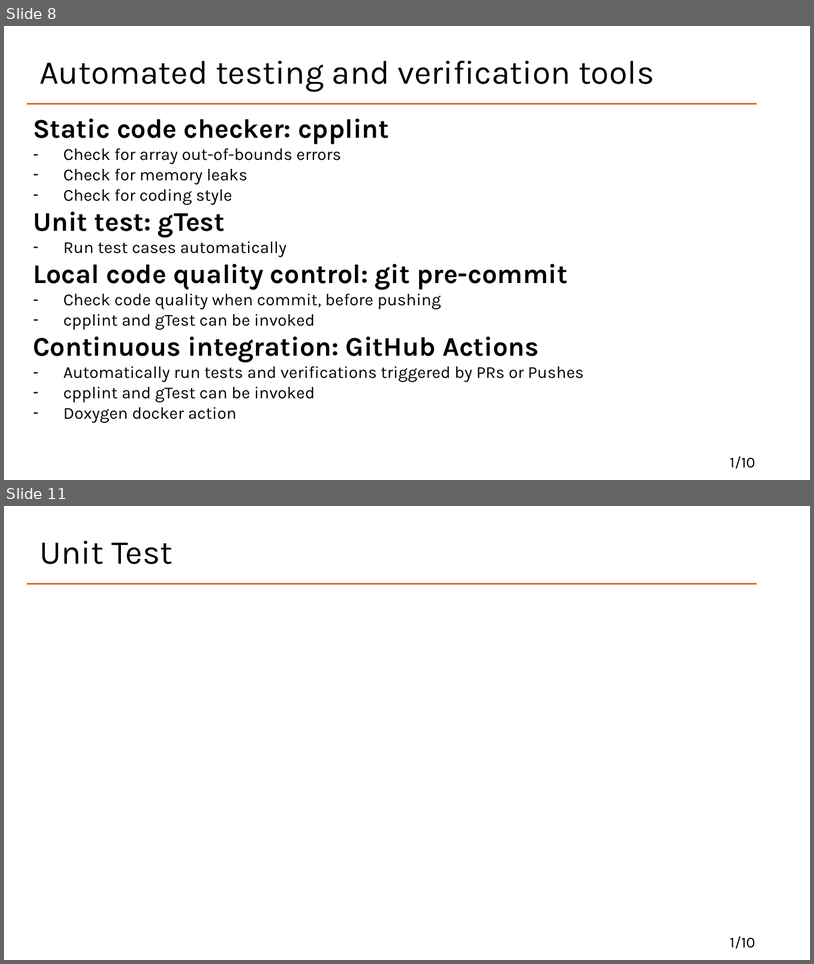
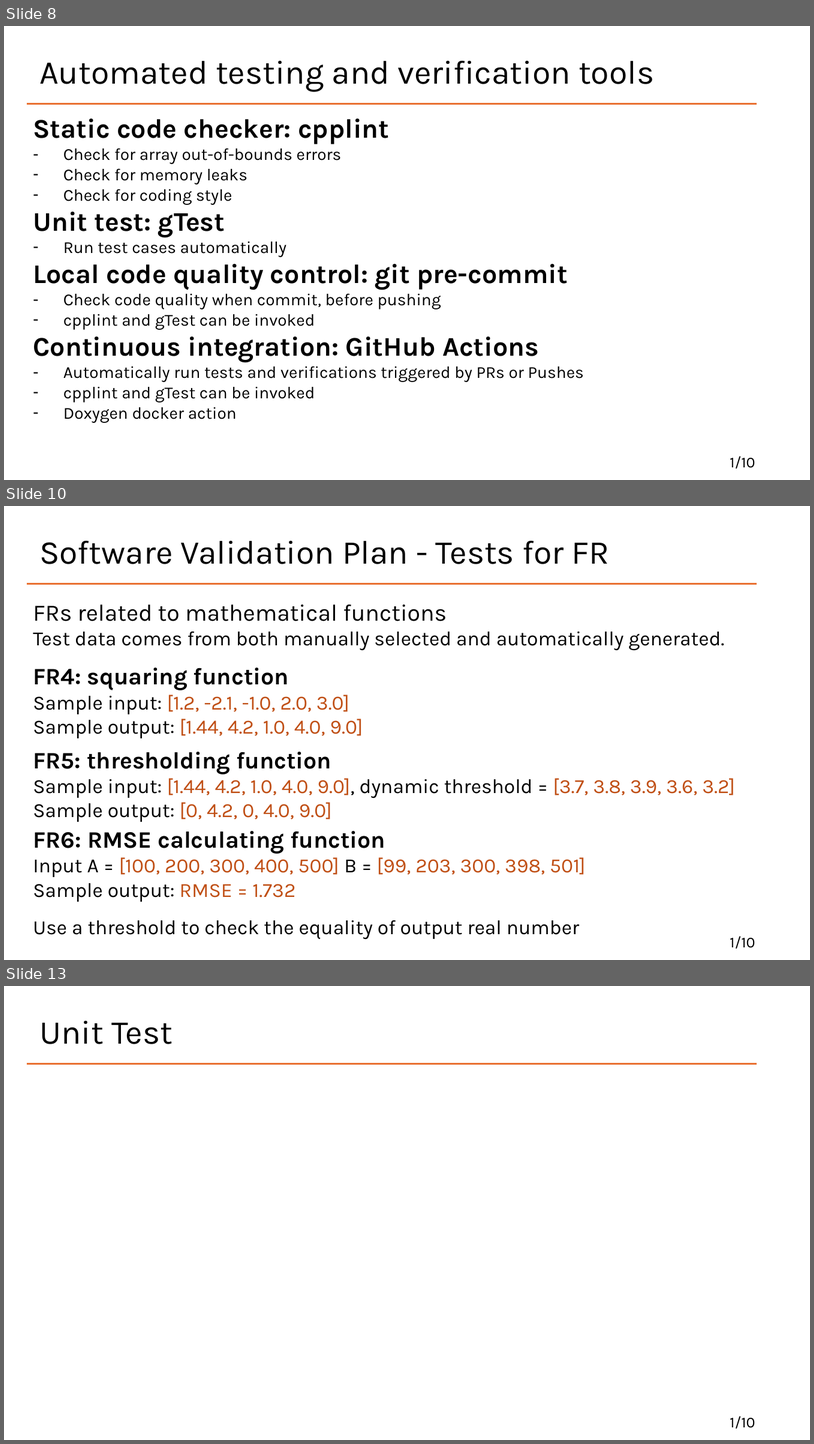
Before and after one commit to Lychee-acaca/CAS741, a slide deck: docs/Presentation/VnV.pptx. Shown one above the other, each under a label of ours: slides 8 and 11 before the commit, slides 8, 10 and 13 after it; the slides between them are not shown. The pictures are 814x964 and 814x1444 pixels, drawn with LibreOffice and Linux fonts; fonts in the diff are those of the drawing. Boxes give left, top, right and bottom in pixels: in the first picture for what was removed or moved away, otherwise in the second. Text is boxed around its words. In the diff, an @@ line names an element or a change of style, - is before the commit and + after.

Commit message:
add slide

```diff
--- a/docs/Presentation/VnV.pptx
+++ b/docs/Presentation/VnV.pptx
@@ slide 10 added at (4, 506, 810, 960), background #FFFFFF @@
@@ title added at (39, 541, 610, 564), 39.6 pt, text #000000 @@
+Software Validation Plan - Tests for FR
@@ line added from (27, 583) to (757, 583), #E97132 2 pt @@
@@ text added at (33, 604, 725, 651), 24 pt, text #000000 @@
+FRs related to mathematical functions
+Test data comes from both manually selected and automatically generated.
@@ text added at (33, 667, 363, 738), 24 pt, text #000000 @@
+FR4: squaring function
+Sample input: [1.2, -2.1, -1.0, 2.0, 3.0]
+Sample output: [1.44, 4.2, 1.0, 4.0, 9.0]
@@ text added at (33, 751, 735, 822), 24 pt, text #000000 @@
+FR5: thresholding function
+Sample input: [1.44, 4.2, 1.0, 4.0, 9.0], dynamic threshold = [3.7, 3.8, 3.9, 3.6, 3.2]
+Sample output: [0, 4.2, 0, 4.0, 9.0]
@@ text added at (33, 831, 586, 901), 24 pt, text #C04F15 @@
+FR6: RMSE calculating function
+Input A = [100, 200, 300, 400, 500] B = [99, 203, 300, 398, 501]
+Sample output: RMSE = 1.732
@@ text added at (33, 920, 579, 939), 24 pt, text #000000 @@
+Use a threshold to check the equality of output real number
@@ text added at (730, 936, 755, 948), 18 pt, text #000000 @@
+1/10
@@ what was slide 11 is now slide 13 @@
```
Also in this commit, not shown: 4 slides changed, 1 other slide added.
